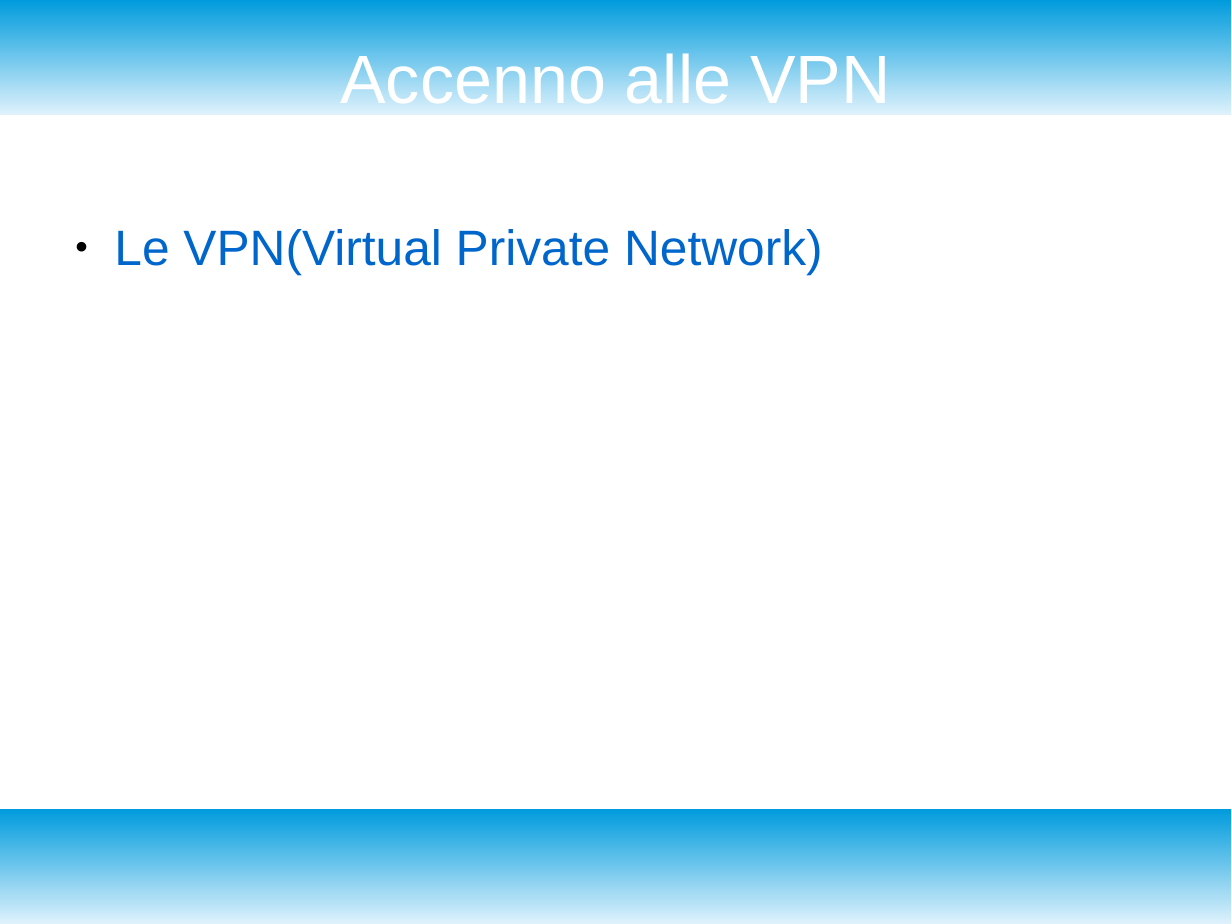
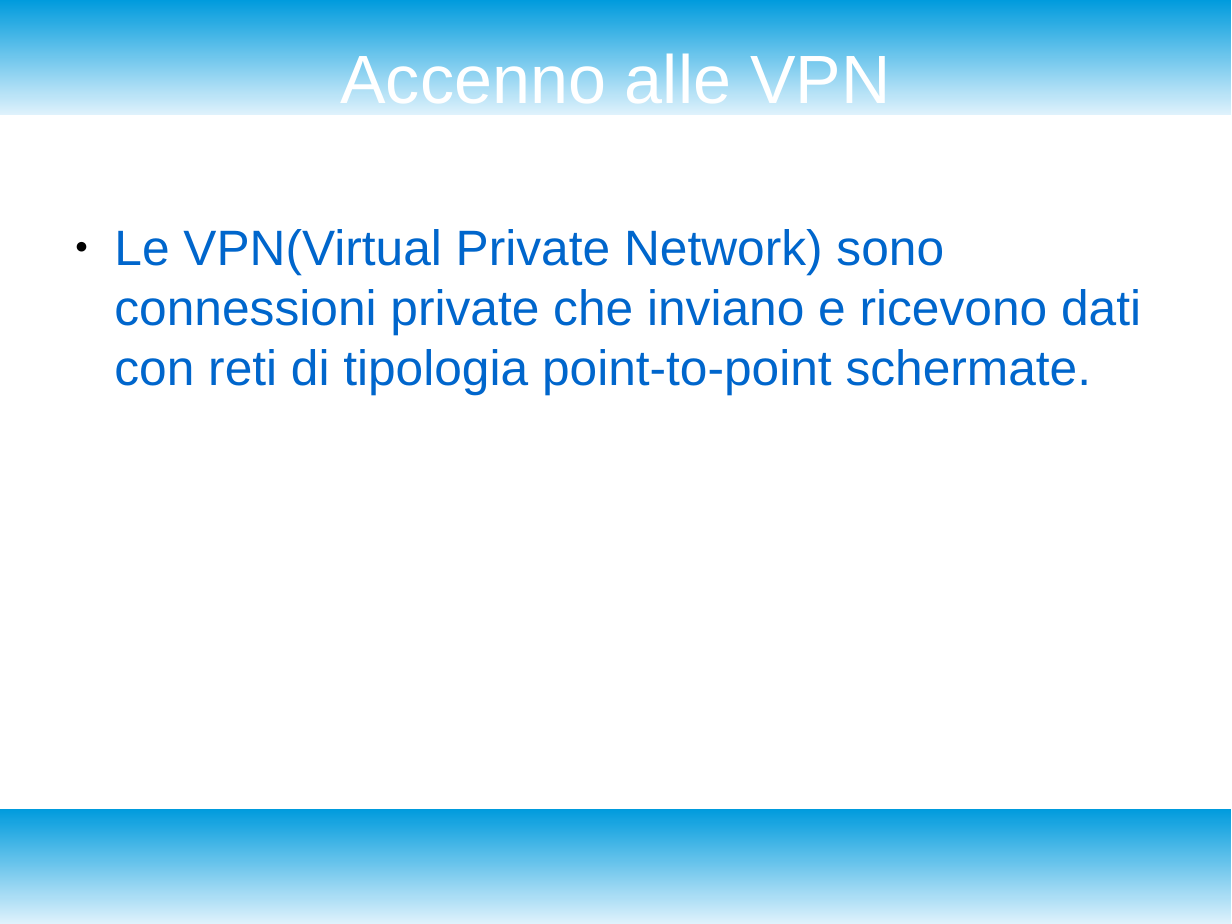
Before and after one commit to Cesare98/school, a slide deck: slide 7 of Sistemi e reti/misure_sicurezza_in_rete.odp. Drawn at 1232x924 pixels with LibreOffice and Linux fonts; fonts in the diff are those of the drawing. Boxes give left, top, right and bottom in pixels: in the first picture for what was removed or moved away, otherwise in the second. Text is boxed around its words. In the diff, an @@ line names an element or a change of style, - is before the commit and + after.

```diff
--- a/Sistemi e reti/misure_sicurezza_in_rete.odp
+++ b/Sistemi e reti/misure_sicurezza_in_rete.odp
@@ text at [114, 229, 1141, 394]: text changed @@
-● Le VPN(Virtual Private Network)
+● Le VPN(Virtual Private Network) sono connessioni private che inviano e ricevono dati con reti di tipologia point-to-point schermate.
```
Also in this commit, not shown: 2 other slides changed, 1 slide added.
